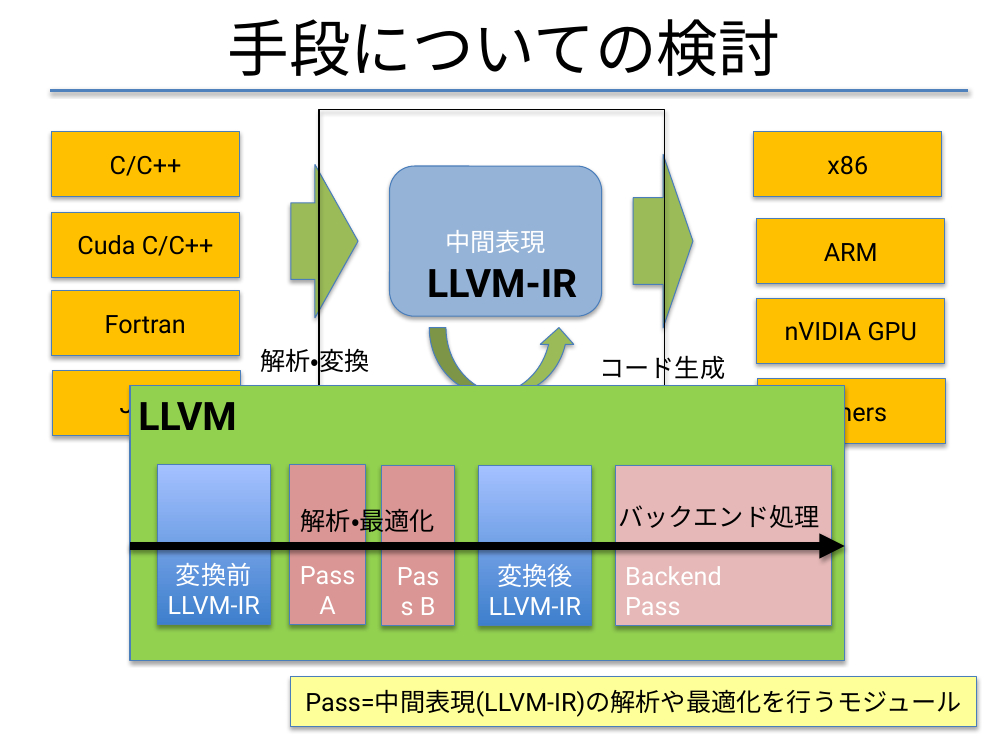
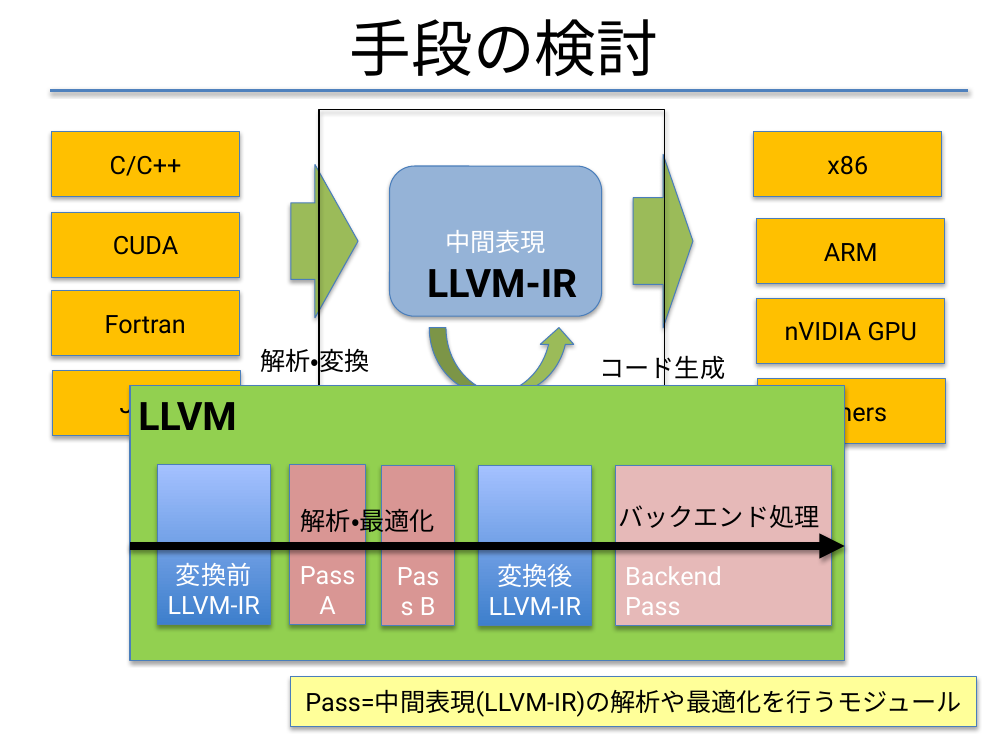
Before and after one commit to f-akazawa/akaz_uecdevelop, a slide deck: slide 16 of doc/中間発表資料.pptx (slide 13 before the commit). Drawn at 1008x756 pixels with LibreOffice and Linux fonts; fonts in the diff are those of the drawing. Boxes give left, top, right and bottom in pixels: in the first picture for what was removed or moved away, otherwise in the second. Text is boxed around its words. In the diff, an @@ line names an element or a change of style, - is before the commit and + after.

```diff
--- a/doc/中間発表資料.pptx
+++ b/doc/中間発表資料.pptx
@@ title at [350,19,658,76]: text changed @@
-手段についての検討
+手段の検討
@@ text in rectangle at [113,236,178,255]: text changed @@
-Cuda C/C++
+CUDA
```
Also in this commit, not shown: 16 other slides changed, 7 slides removed.
